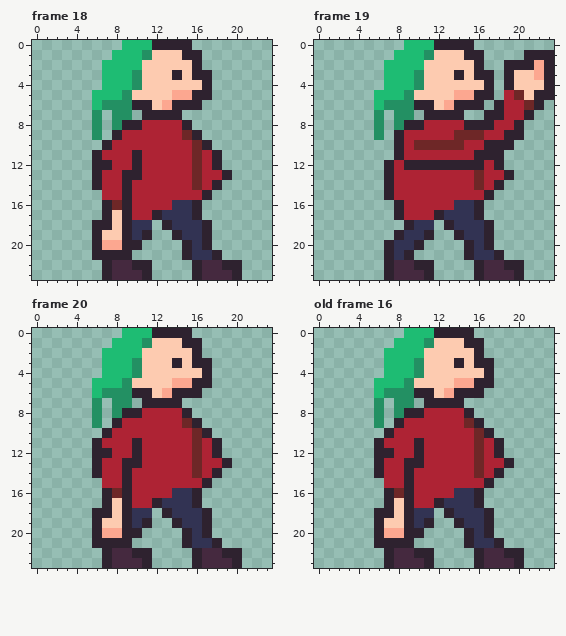
Pixel-art file -- Assets/AsepriteFiles/pesek.aseprite. The picture above is the old version.
24x24 pixels, 22 frames. Shown: frame 18, frame 19, frame 20, old frame 16.
Now the later version:
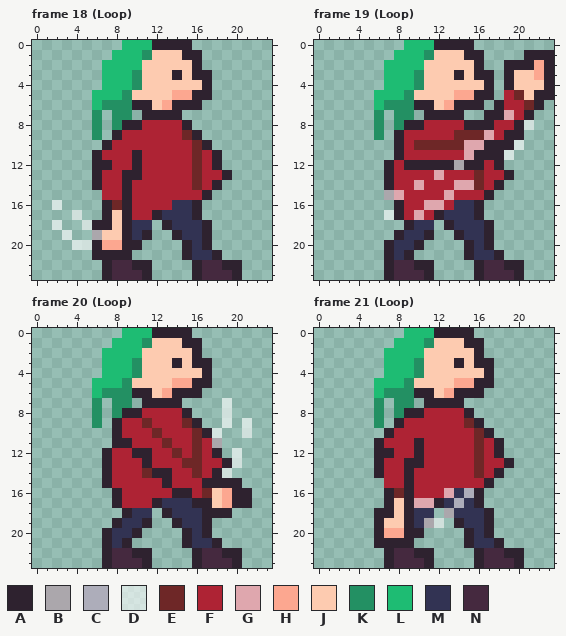
Palette (. is transparent): A #2e222f  B #aba7ac  C #adadba  D #ffffff99  E #6e2727  F #ae2334  G #dfa7ae  H #fca790  J #fdcbb0  K #239063  L #1ebc73  M #323353  N #45293f
A new or re-ordered frame is compared with the old frame closest to it.
What changed:
frames 22 -> 23
layer "speed_lines" opacity 60% added
Frame 18 (Loop), layer "speed_lines":
y 16: x 2 . -> D
y 17: x 4 . -> D
y 18: x 2 . -> D; x 5 . -> D
y 19: x 3 . -> D; x 6 A -> B
y 20: x 4..5 .. -> DD
Frame 19 (Loop), layer "speed_lines":
y 7: x 19 F -> G
y 8: x 21 . -> D
y 9: x 17 F -> G
y 10: x 15..16 FF -> GG; x 20 . -> D
y 11: x 15 F -> G; x 19 . -> D
y 12: x 14 A -> B
y 13: x 12 F -> G
y 14: x 10 F -> G; x 14..15 FF -> GG
y 15: x 7..8 AF -> BG; x 13 F -> G
y 16: x 11..12 FF -> GG
y 17: x 7 . -> D; x 10 F -> G
Frame 20 (Loop), layers "speed_lines", "torso":
y 7..8: x 19 . -> D
y 9: x 11 F -> E; x 19 . -> D; x 21 . -> D
y 10: x 7..8 AF -> .A; x 12 F -> E; x 18 . -> D; x 21 . -> D
y 11: x 6..10 AFFFA -> ..AAF; x 13 F -> E; x 18 A -> B
y 12: x 6 A -> .; x 11 F -> A; x 14 F -> E; x 20 . -> D
y 13: x 6..7 AF -> .A; x 9..11 AAF -> FFA; x 15 F -> E; x 20 . -> D
y 14: x 6..7 AF -> .A; x 9 A -> F; x 11..13 FFF -> EAA; x 19 . -> D
y 15: x 7 F -> A; x 9 A -> F; x 13 F -> A; x 18..20 ... -> AAA
y 16: x 7..9 AEA -> .AF; x 14..21 MMA..... -> AAFEJHAA
y 17: x 7..9 AJA -> .AF; x 17..21 ..... -> AJHAA
y 18: x 6..8 AAJ -> ...; x 18..19 .. -> AA
y 19: x 6..9 AJJA -> ..AM
y 20: x 6..9 AHHA -> .AMM
y 21: x 6 A -> .; x 8 A -> M
Frame 21 (Loop) is new; against old frame 16, layer "speed_lines":
y 16: x 13 F -> G; x 15 M -> C
y 17: x 10..11 FF -> GG; x 14 M -> C
y 18: x 13 A -> B
y 19: x 11..12 A. -> BD
Where, in picture pixels (left, top, right, bottom), the same in both pictures:
changed: (52, 200, 102, 250)
changed: (384, 110, 534, 220)
changed: (92, 398, 252, 548)
changed: (414, 488, 474, 528)
